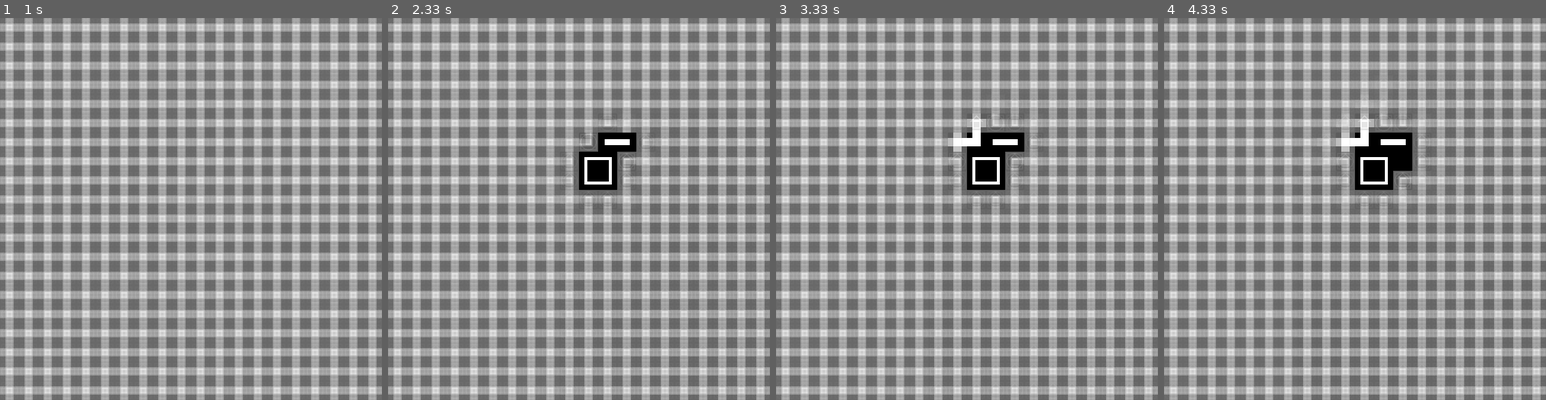
Above: before the commit, frames 1-4 (left to right).
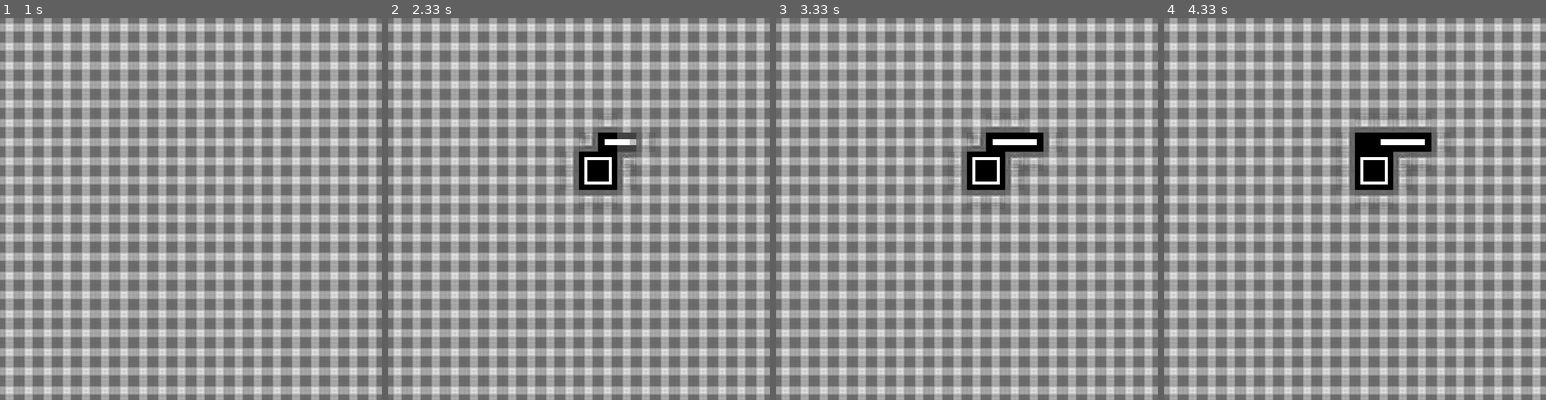
Above: after the commit, the same moments.

Repository: bobbarnes1981/PyGameWaveFunctionCollapse
Game: pygame game, started from wfc/__main__.py
Two runs of this game, one before a commit and one after it. Both use one fixed random seed, a clock stepped at 60 frames per second and the inputs below.
Inputs:
- Up to frame 1 (1 s): no input
- Up to frame 2 (2.33 s): no input
- Up to frame 3 (3.33 s): no input
- Up to frame 4 (4.33 s): tap Enter at 3.33, 3.67, 4 s

Frame 1 is identical in both runs. In frame 2, 0.2% of the frame differs, in the area x 60-65%, y 30-35%; in frame 3, 0.9%; in frame 4, 1.2%, in the area x 45-74%, y 25-44%.

Commit message:
update rules for wall

Diff:
--- a/wfc/__main__.py
+++ b/wfc/__main__.py
@@ -82,10 +82,10 @@
         'swa': { 'n': ['nwa'], 'e': ['sea'], 's': s__list, 'w': w__list },
         'nwa': { 'n': n__list, 'e': ['nea'], 's': ['swa'], 'w': w__list },
         'nea': { 'n': n__list, 'e': e__list, 's': ['sea'], 'w': ['nwa'] },
-        'nwall': { 'n': n__list, 'e': e__list, 's': ['swall'], 'w': w__list },
-        'ewall': { 'n': n__list, 'e': e__list, 's': s__list, 'w': ['wwall'] },
-        'swall': { 'n': ['nwall'], 'e': e__list, 's': s__list, 'w': w__list },
-        'wwall': { 'n': n__list, 'e': ['ewall'], 's': s__list, 'w': w__list },
+        'nwall': { 'n': n__list, 'e': e__list, 's': ['swall','nswall'], 'w': w__list },
+        'ewall': { 'n': n__list, 'e': e__list, 's': s__list, 'w': ['wwall','ewwall'] },
+        'swall': { 'n': ['nwall','nswall'], 'e': e__list, 's': s__list, 'w': w__list },
+        'wwall': { 'n': n__list, 'e': ['ewall','ewwall'], 's': s__list, 'w': w__list },
         'nswall': { 'n': ['nwall'], 'e': e__list, 's': ['swall'], 'w': w__list },
         'ewwall': { 'n': n__list, 'e': ['ewall'], 's': s__list, 'w': ['wwall'] }
     }
